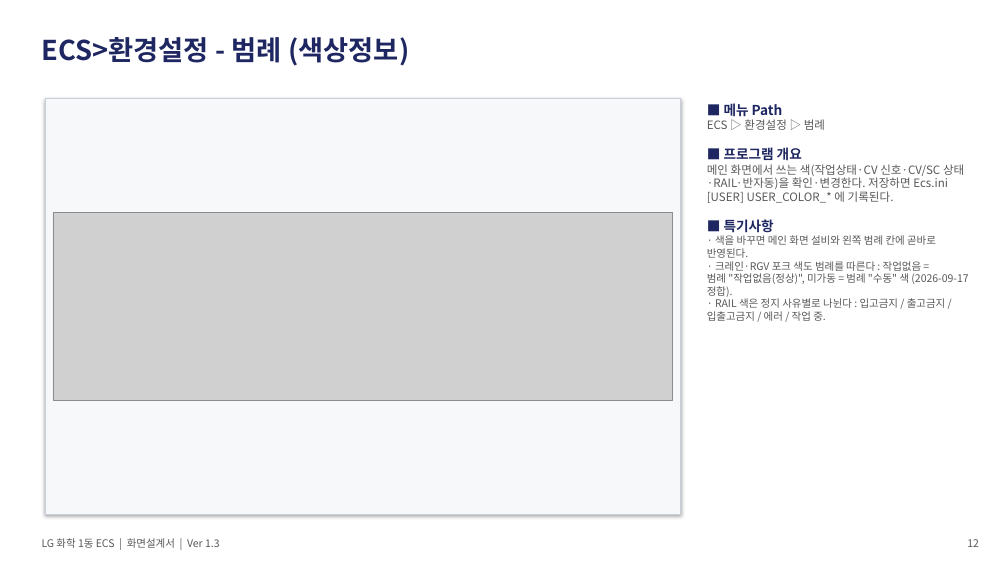
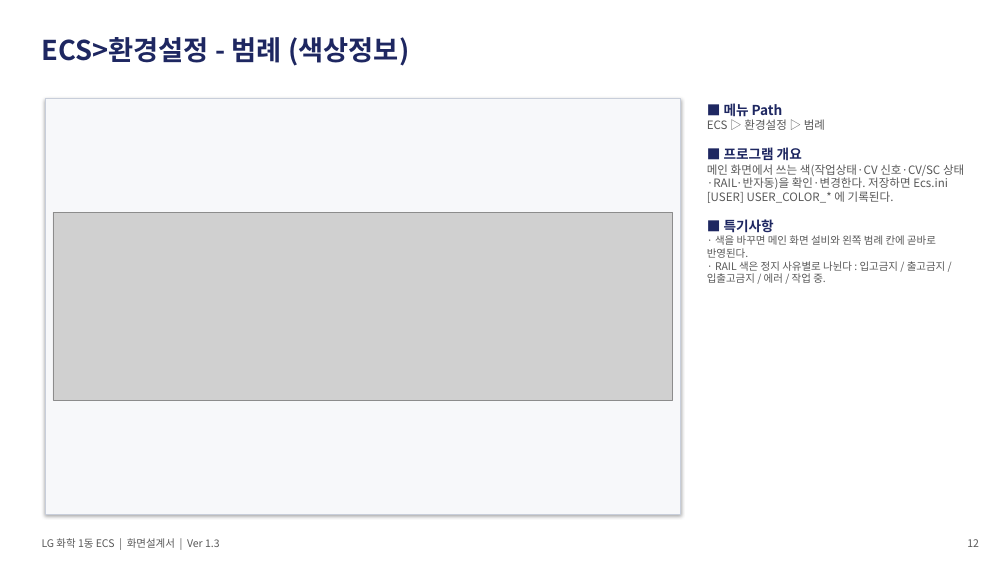
Before and after one commit to yeorijby-coder/LGLS_ALL, a slide deck: slide 12 of docs/산출물_20260921/06_ECS_화면설계서.pptx. Drawn at 1008x567 pixels with LibreOffice and Linux fonts; fonts in the diff are those of the drawing; grey boxes stand for pictures. Boxes give left, top, right and bottom in pixels: in the first picture for what was removed or moved away, otherwise in the second. Text is boxed around its words. In the diff, an @@ line names an element or a change of style, - is before the commit and + after.

```diff
--- a/docs/산출물_20260921/06_ECS_화면설계서.pptx
+++ b/docs/산출물_20260921/06_ECS_화면설계서.pptx
@@ text at (707,261,968,297): paragraph removed @@
-· 크레인·RGV 포크 색도 범례를 따른다 : 작업없음 = 범례 "작업없음(정상)", 미가동 = 범례 "수동" 색 (2026-09-17 정합).
```
Also in this commit, not shown: 7 other slides changed, 13 other files.
